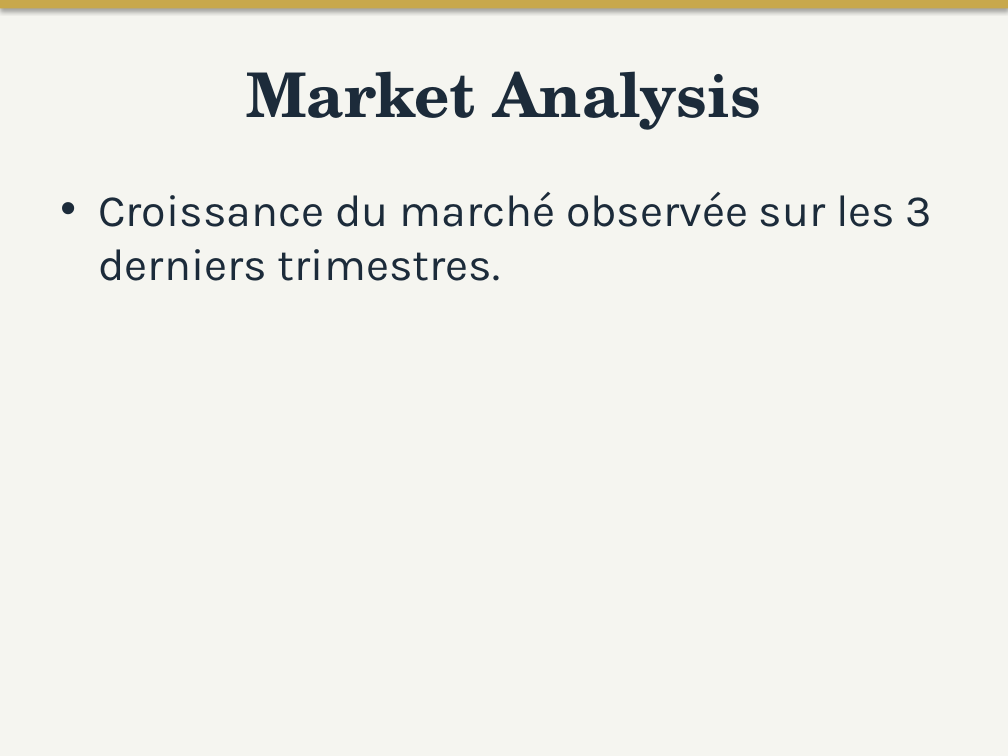
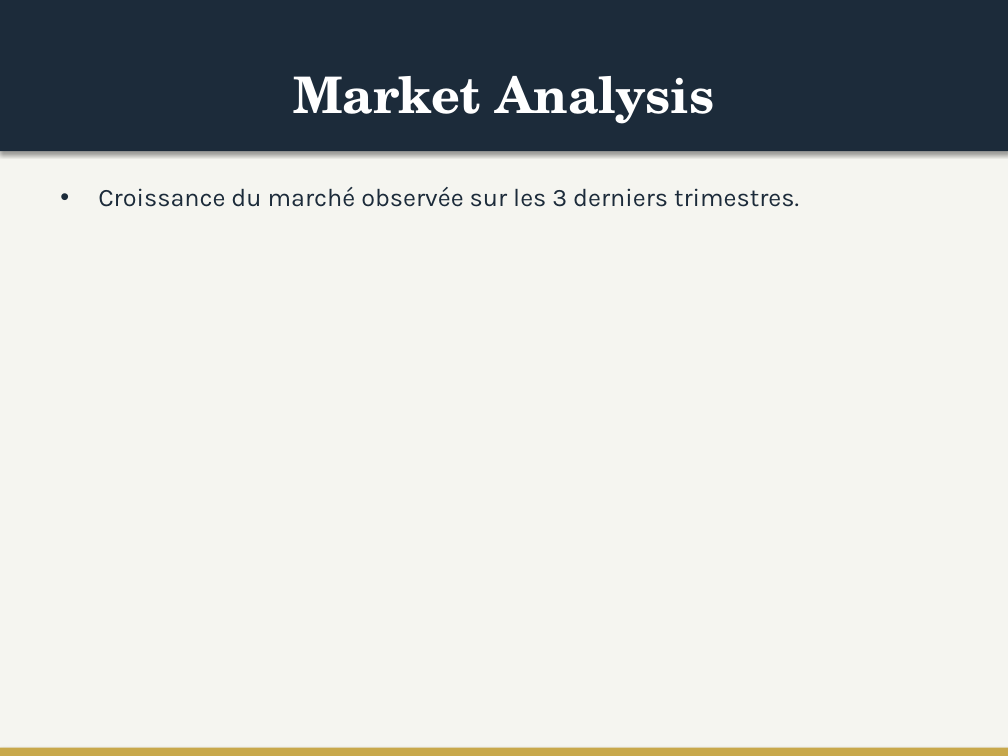
Before and after one commit to matisselebretonmatisselebreton-arch/salut, a slide deck: slide 3 of output/test_corporate_redesigned.pptx. Drawn at 1008x756 pixels with LibreOffice and Linux fonts; fonts in the diff are those of the drawing. Boxes give left, top, right and bottom in pixels: in the first picture for what was removed or moved away, otherwise in the second. Text is boxed around its words. In the diff, an @@ line names an element or a change of style, - is before the commit and + after.

```diff
--- a/output/test_corporate_redesigned.pptx
+++ b/output/test_corporate_redesigned.pptx
@@ rectangle: place and size @@
-rectangle at [0, 0, 1008, 8]
+rectangle at [0, 0, 1008, 151]
@@ rectangle at [0, 0, 1008, 151]: fill #C8A84B to #1C2B3A @@
@@ title "Market Analysis" at [293, 76, 714, 124]: size 44 to 36 pt, text colour #1C2B3A to #FFFFFF @@
@@ text "Croissance du marché observée sur ..." at [98, 187, 799, 207]: size 32 to 18 pt; less space between paragraphs @@
@@ rectangle added at [0, 748, 1008, 756], fill #C8A84B @@
```
Also in this commit, not shown: 4 other slides changed, 1 other file.
